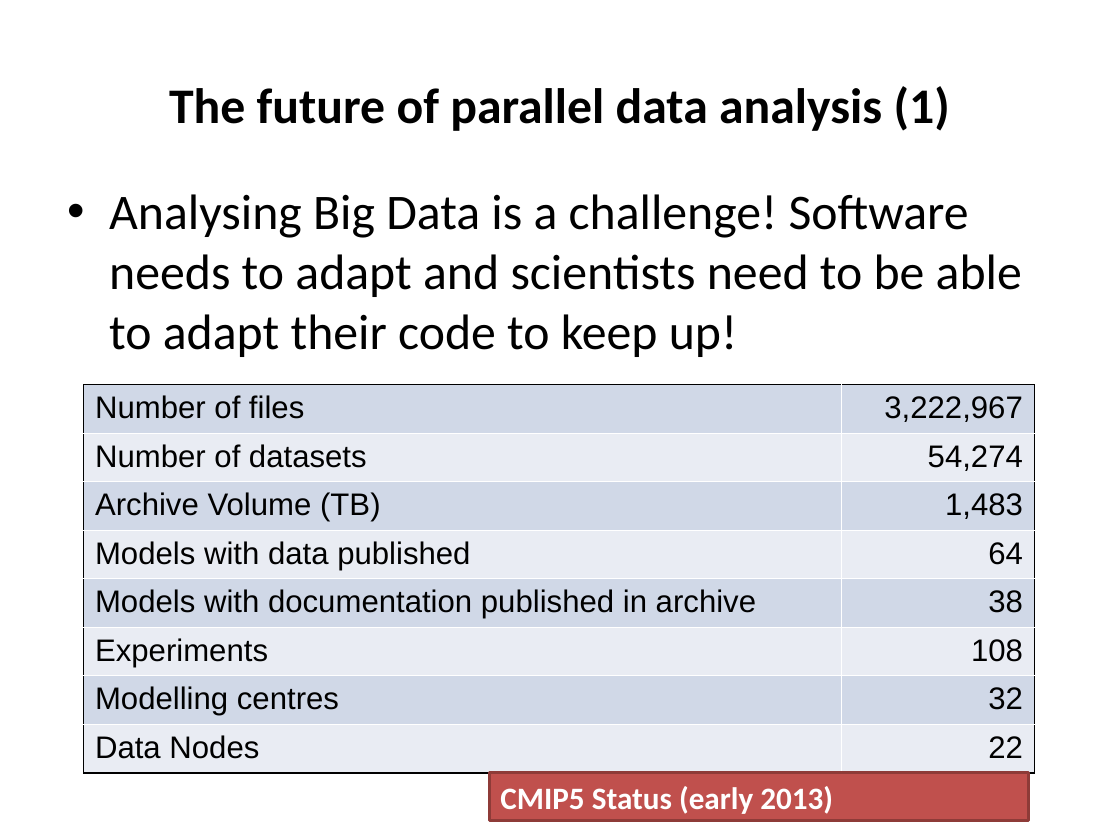
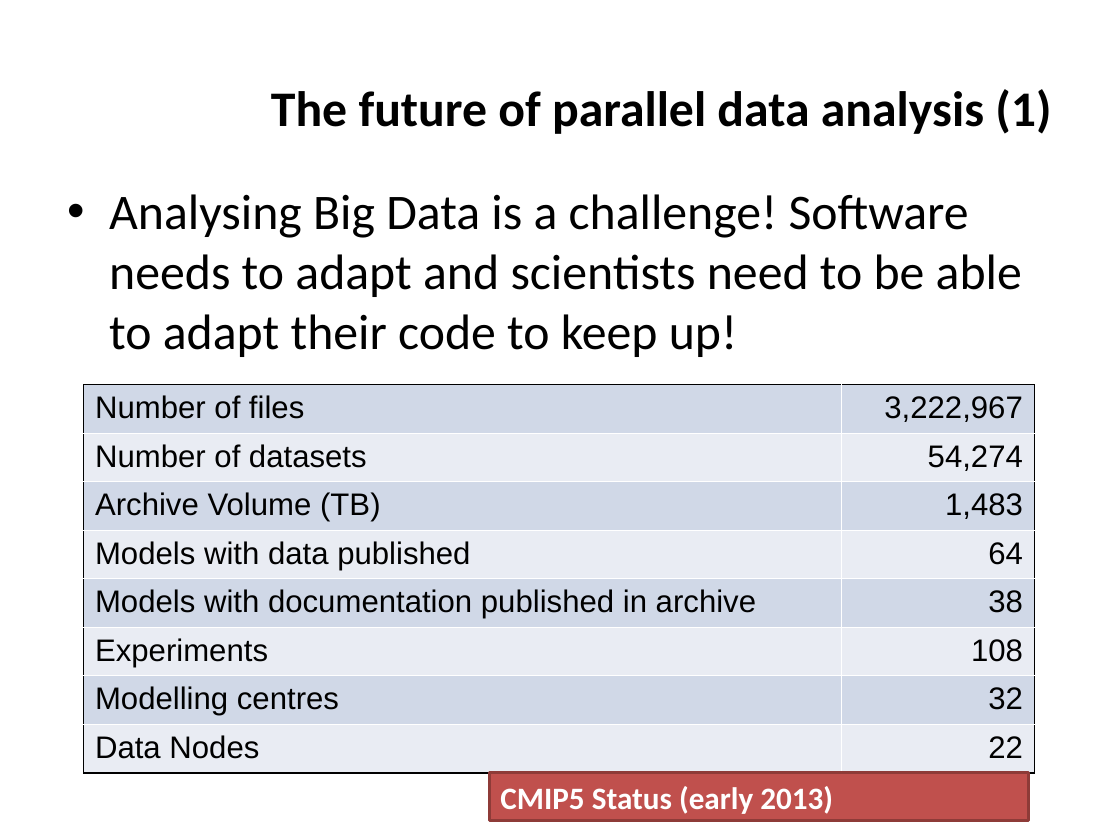
Before and after one commit to ncasuk/ncas-isc, a slide deck: slide 25 of overview_presentations/Parallel_Processing_Large_Data.pptx. Drawn at 1120x840 pixels with LibreOffice and Linux fonts; fonts in the diff are those of the drawing; background and template pictures are left out. Boxes give left, top, right and bottom in pixels: in the first picture for what was removed or moved away, otherwise in the second. Text is boxed around its words. In the diff, an @@ line names an element or a change of style, - is before the commit and + after.

```diff
--- a/overview_presentations/Parallel_Processing_Large_Data.pptx
+++ b/overview_presentations/Parallel_Processing_Large_Data.pptx
@@ title "The future of parallel data ...": place and size @@
-title "The future of parallel data ..." at (169,86,950,131)
+title "The future of parallel data ..." at (271,89,1051,134)
@@ title "The future of parallel data ..." at (271,89,1051,134): alignment centre to right @@
```
Also in this commit, not shown: 25 other slides changed, 5 other files.
